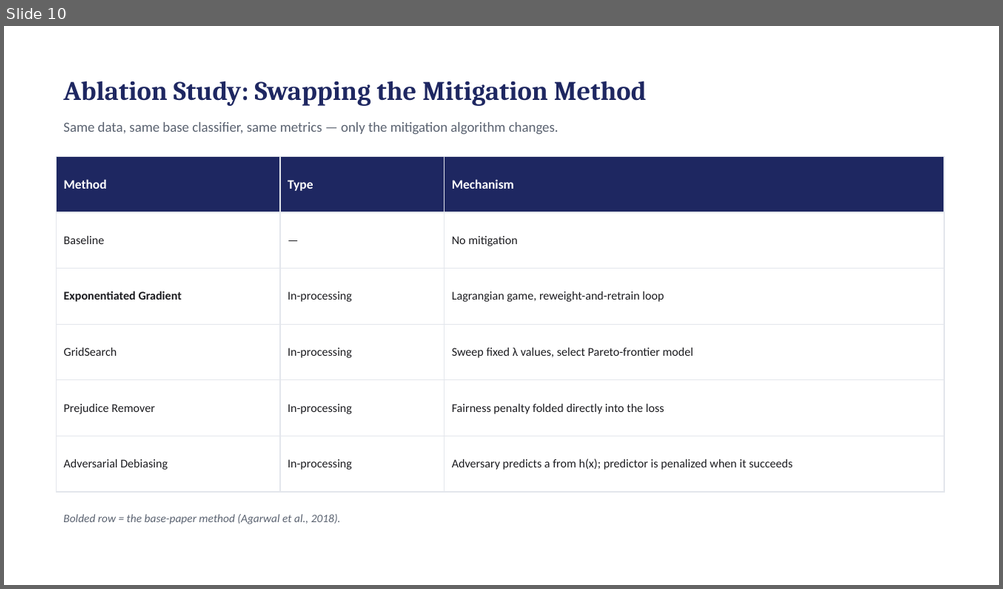
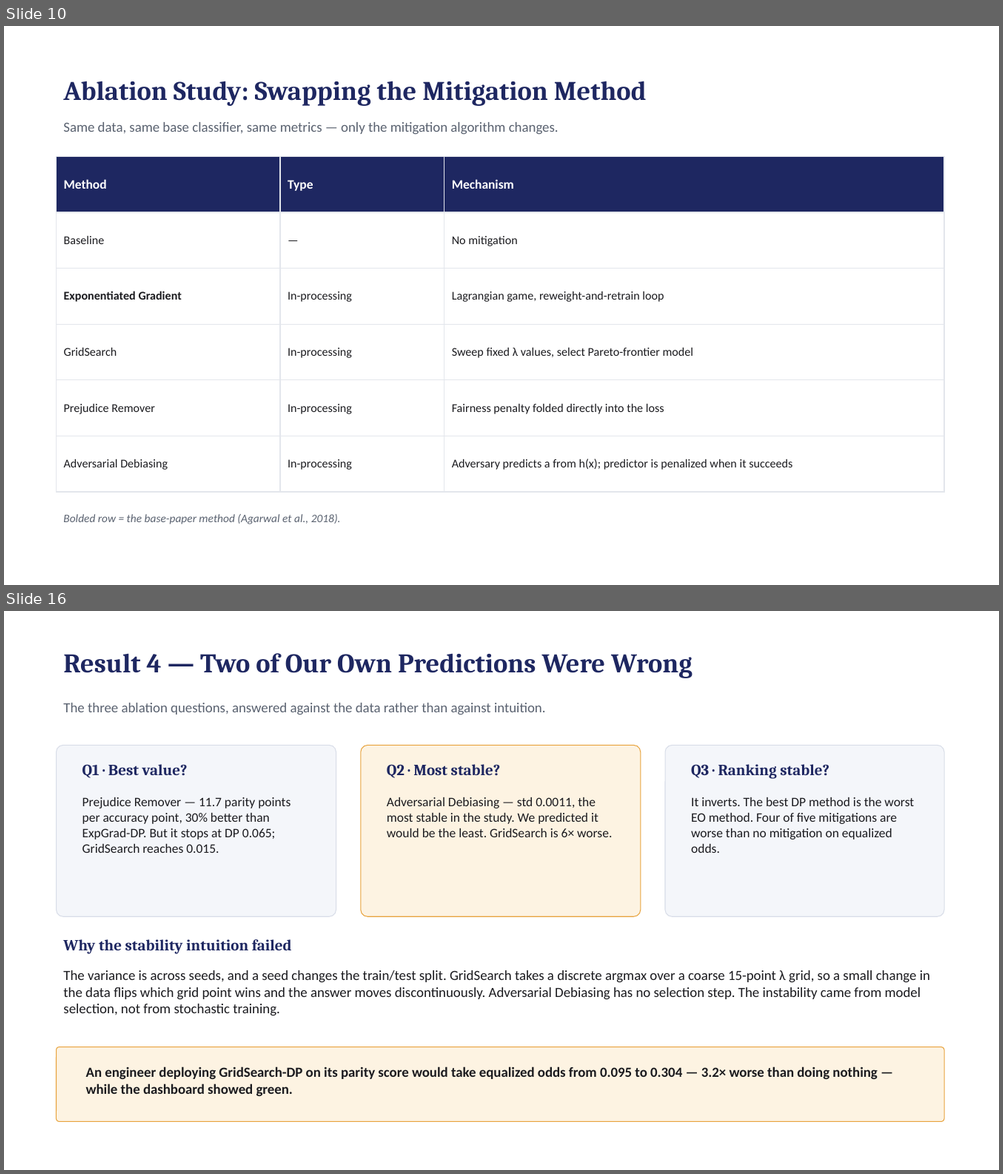
Before and after one commit to Dheirav/who-pays-for-fairness, a slide deck: bias_mitigation_plan.pptx. Shown one above the other, each under a label of ours: slide 10 before the commit, slides 10 and 16 after it; the slides between them are not shown. The pictures are 1003x589 and 1003x1174 pixels, drawn with LibreOffice and Linux fonts; fonts in the diff are those of the drawing. Boxes give left, top, right and bottom in pixels: in the first picture for what was removed or moved away, otherwise in the second. Text is boxed around its words. In the diff, an @@ line names an element or a change of style, - is before the commit and + after.

```diff
--- a/bias_mitigation_plan.pptx
+++ b/bias_mitigation_plan.pptx
@@ slide 16 added at box(4, 611, 999, 1170), background #FFFFFF @@
@@ text added at box(63, 653, 692, 678), 26 pt, text #1E2761, bold @@
+Result 4 — Two of Our Own Predictions Were Wrong
@@ text added at box(63, 703, 546, 715), 13.5 pt, text #5A6270 @@
+The three ablation questions, answered against the data rather than against intuition.
@@ rounded rectangle added at box(57, 745, 336, 917), fill #F4F6FA, outline #D8DDE8 0.75 pt @@
@@ text added at box(82, 764, 188, 778), 15 pt, text #1E2761, bold @@
+Q1 · Best value?
@@ rounded rectangle added at box(361, 745, 640, 917), fill #FDF3E2, outline #E8A33D 0.75 pt @@
@@ text added at box(387, 764, 501, 778), 15 pt, text #1E2761, bold @@
+Q2 · Most stable?
@@ rounded rectangle added at box(665, 745, 944, 917), fill #F4F6FA, outline #D8DDE8 0.75 pt @@
@@ text added at box(691, 764, 829, 779), 15 pt, text #1E2761, bold @@
+Q3 · Ranking stable?
@@ text added at box(82, 797, 290, 853), 12.5 pt, text #1B1B1F @@
+Prejudice Remover — 11.7 parity points per accuracy point, 30% better than ExpGrad-DP. But it stops at DP 0.065; GridSearch reaches 0.015.
@@ text added at box(387, 797, 612, 837), 12.5 pt, text #1B1B1F @@
+Adversarial Debiasing — std 0.0011, the most stable in the study. We predicted it would be the least. GridSearch is 6× worse.
@@ text added at box(691, 797, 913, 853), 12.5 pt, text #1B1B1F @@
+It inverts. The best DP method is the worst EO method. Four of five mitigations are worse than no mitigation on equalized odds.
@@ text added at box(63, 940, 292, 954), 15 pt, text #1E2761, bold @@
+Why the stability intuition failed
@@ text added at box(63, 971, 930, 1017), 13.5 pt, text #1B1B1F @@
+The variance is across seeds, and a seed changes the train/test split. GridSearch takes a discrete argmax over a coarse 15-point λ grid, so a small change in the data flips which grid point wins and the answer moves discontinuously. Adversarial Debiasing has no selection step. The instability came from model selection, not from stochastic training.
@@ rounded rectangle added at box(57, 1048, 944, 1122), fill #FDF3E2, outline #E8A33D 0.75 pt @@
@@ text added at box(86, 1067, 876, 1096), 13.5 pt, text #1B1B1F, bold @@
+An engineer deploying GridSearch-DP on its parity score would take equalized odds from 0.095 to 0.304 — 3.2× worse than doing nothing — while the dashboard showed green.
```
Also in this commit, not shown: 4 slides changed, 7 other slides added, 26 other files.
